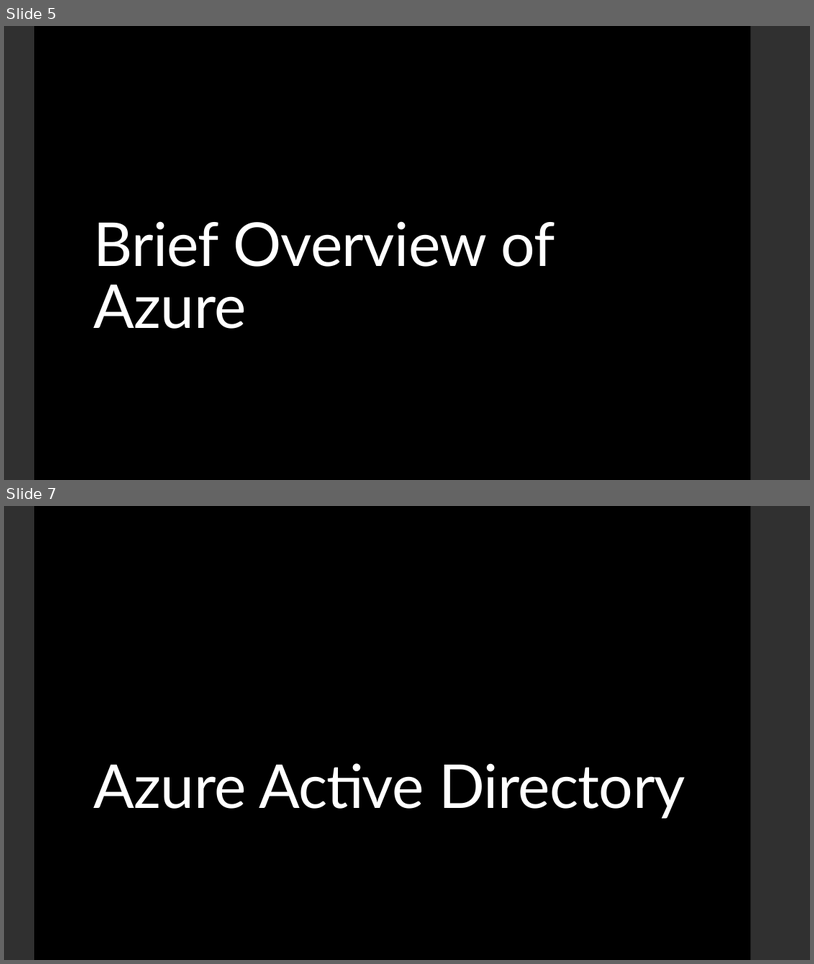
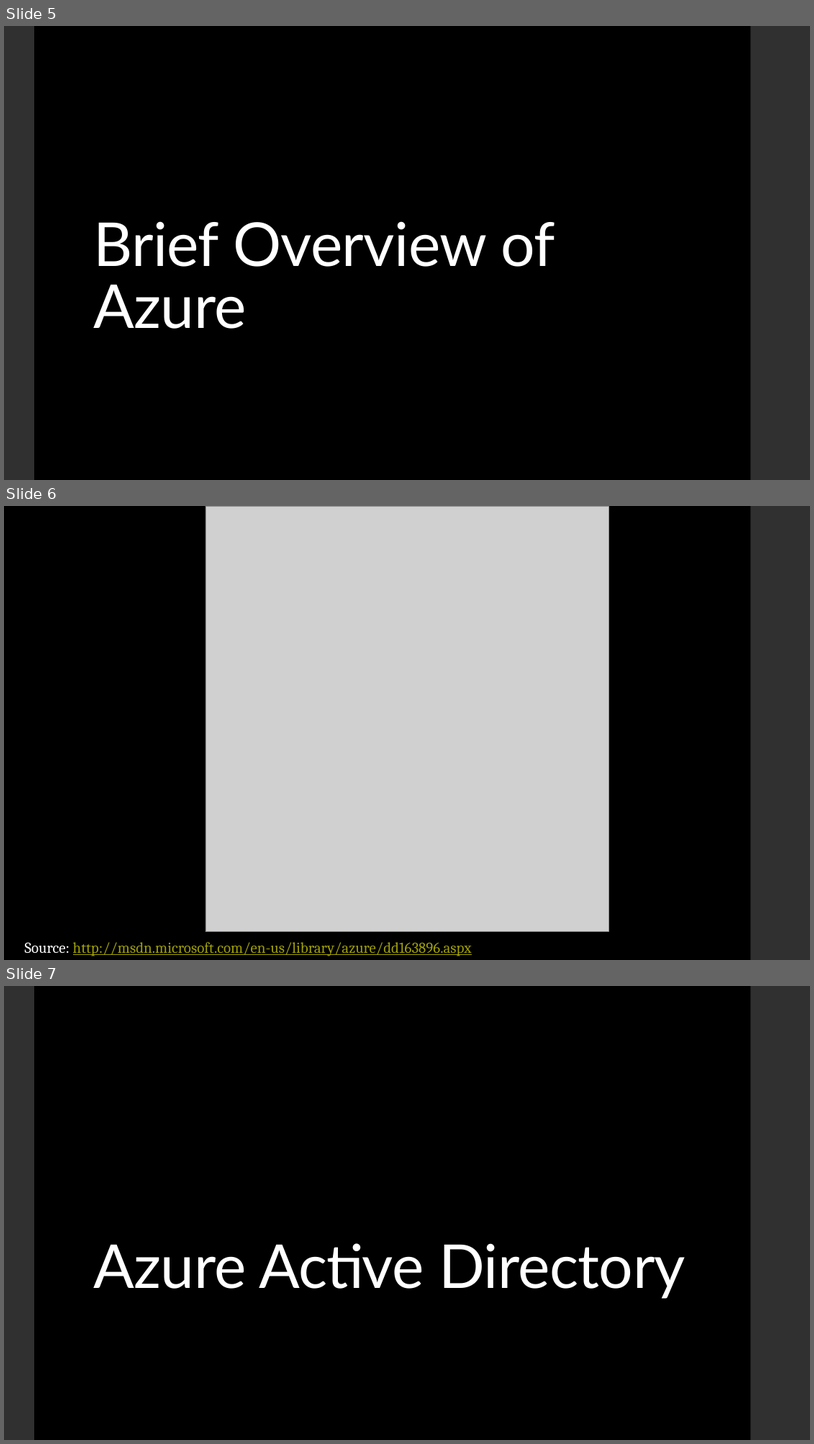
Before and after one commit to sayedihashimi/codeonthebeach2014, a slide deck: asp.net-and-azure-cob2014.pptx. Shown one above the other, each under a label of ours: slides 5 and 7 before the commit, slides 5, 6 and 7 after it; the slides between them are not shown. The pictures are 814x964 and 814x1444 pixels, drawn with LibreOffice and Linux fonts; fonts in the diff are those of the drawing; grey boxes stand for pictures. Boxes give left, top, right and bottom in pixels: in the first picture for what was removed or moved away, otherwise in the second. Text is boxed around its words. In the diff, an @@ line names an element or a change of style, - is before the commit and + after.

Commit message:
adding source for azure graphic

```diff
--- a/asp.net-and-azure-cob2014.pptx
+++ b/asp.net-and-azure-cob2014.pptx
@@ slide 6 added at [4, 506, 810, 960], background #000000; not listed: 1 template element that a slide beside it also shows @@
@@ picture added at [206, 506, 609, 932] @@
@@ text added at [25, 942, 472, 956], 18 pt, text #9F9F0B, underline @@
+Source: http://msdn.microsoft.com/en-us/library/azure/dd163896.aspx
```
Also in this commit, not shown: 1 slide removed.
